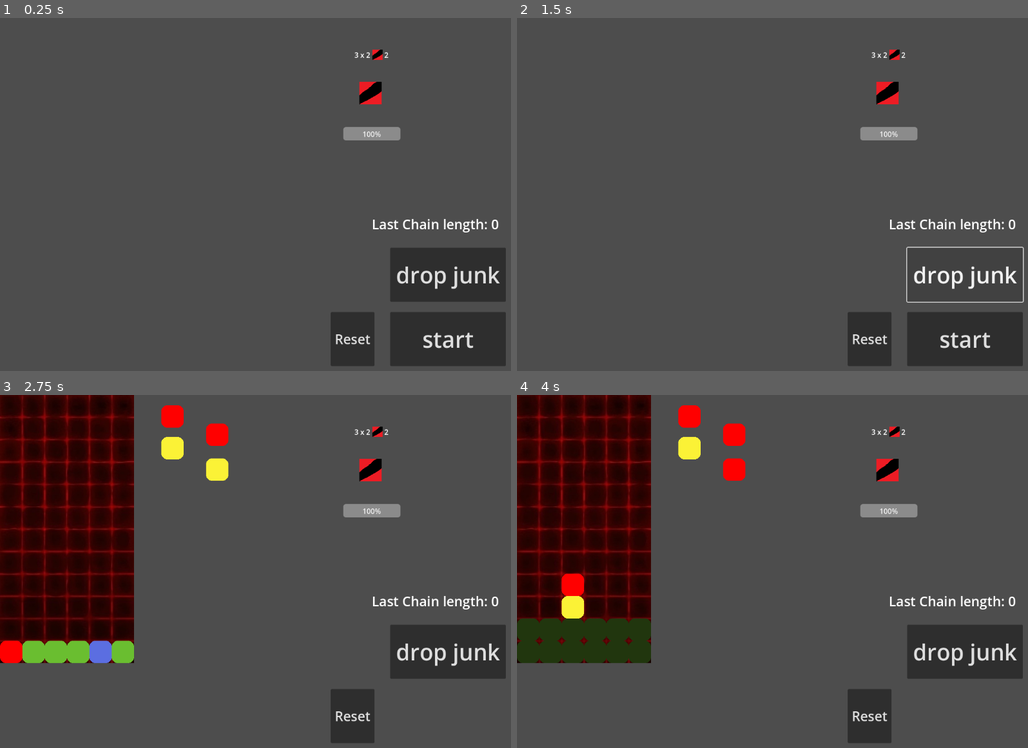
Above: before the commit, frames 1-4 (two rows, left to right).
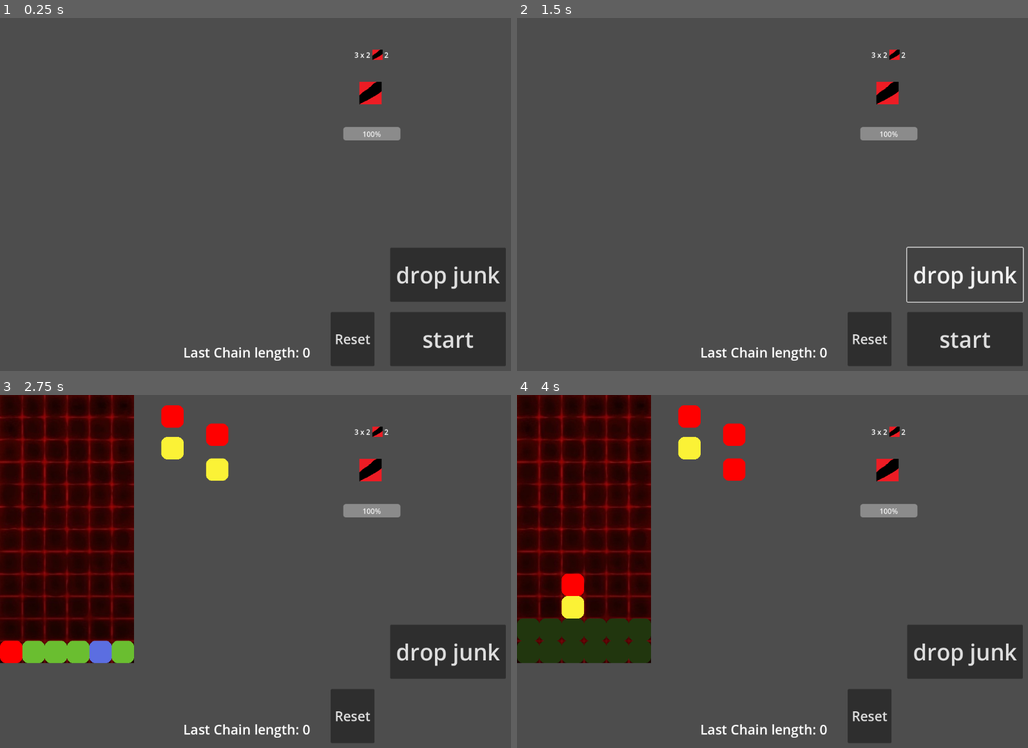
Above: after the commit, the same moments.

Repository: MarGamaDev/PuyoPuyoLike
Game: Godot game, scene res://Scenes/combat.tscn
Two runs of this game, one before a commit and one after it. Both use one fixed random seed, a clock stepped at 60 frames per second and the inputs below. The engine's default icon, where the game draws it, is replaced by a stand-in: a white triangle on a blue panel in a dark square.
Inputs:
- Up to frame 1 (0.25 s): no input
- Up to frame 2 (1.5 s): click "Reset" at 0.5 s; click "drop junk" at 1.25 s
- Up to frame 3 (2.75 s): click "start" at 2 s
- Up to frame 4 (4 s): tap Enter at 2.75 s; hold D (puyo_right) 2.78-3.53 s; tap 1 (TESTING_player_spawn) at 2.85 s; tap Space at 3.5 s; hold S (puyo_down) from 3.53 s (still down); tap J (puyo_rotate) at 3.6 s

The runs differ from the first frame. In frame 1, 0.6% of the frame differs, in the area x 36-98%, y 56-98%; in frame 2, 0.6%; in frame 3, 0.6%; in frame 4, 0.6%.

Commit message:
Removed the test UI from the puyomanager

Diff:
--- a/Scenes/combat.tscn
+++ b/Scenes/combat.tscn
@@ -1,9 +1,10 @@
-[gd_scene load_steps=5 format=3 uid="uid://d3naap4gnytxh"]
+[gd_scene load_steps=6 format=3 uid="uid://d3naap4gnytxh"]
 
-[ext_resource type="Script" uid="uid://b0h0tx4msve02" path="res://Scripts/Combat/combat_manager.gd" id="1_4ln8h"]
+[ext_resource type="Script" uid="uid://b0h0tx4msve02" path="res://scripts/Combat/combat_manager.gd" id="1_4ln8h"]
 [ext_resource type="PackedScene" uid="uid://bx5kscp85ypry" path="res://Scenes/Combat/Enemy/enemy.tscn" id="1_7jmb3"]
 [ext_resource type="PackedScene" uid="uid://buetvmo3m42v5" path="res://Scenes/puyo_manager.tscn" id="4_ubpar"]
 [ext_resource type="PackedScene" uid="uid://dh8e8u4ch381l" path="res://Scenes/combat_player.tscn" id="5_ut0kg"]
+[ext_resource type="PackedScene" uid="uid://1hbj1uv66mu2" path="res://Scenes/puyo_test_ui.tscn" id="5_yt1oa"]
 
 [node name="Combat" type="Node2D"]
 script = ExtResource("1_4ln8h")
@@ -15,6 +16,9 @@
 
 [node name="Player" parent="." instance=ExtResource("5_ut0kg")]
 
+[node name="PuyoTestUI" parent="." node_paths=PackedStringArray("puyo_manager") instance=ExtResource("5_yt1oa")]
+puyo_manager = NodePath("../PuyoManager")
+
 [connection signal="add_player_counter" from="." to="Player" method="add_counter"]
 [connection signal="add_player_shield" from="." to="Player" method="add_shield"]
 [connection signal="on_enemy_attack" from="." to="Player" method="receive_attack"]
--- a/Scenes/grid_manager.tscn
+++ b/Scenes/grid_manager.tscn
@@ -1,10 +1,10 @@
 [gd_scene load_steps=12 format=3 uid="uid://cbaajsmksk4lh"]
 
-[ext_resource type="Script" uid="uid://deiih0eoqrj08" path="res://Scripts/grid_manager.gd" id="1_uowjv"]
+[ext_resource type="Script" uid="uid://deiih0eoqrj08" path="res://scripts/grid_manager.gd" id="1_uowjv"]
 [ext_resource type="PackedScene" uid="uid://cqw1jv0baovrt" path="res://Scenes/puyo.tscn" id="2_4xyke"]
 [ext_resource type="PackedScene" uid="uid://bu3friywynij8" path="res://Scenes/animations and audio stuff/polyphonic_audio_player.tscn" id="3_6mbex"]
-[ext_resource type="Script" uid="uid://80p7cue2s0ca" path="res://Scripts/audio/audio_library.gd" id="4_ahia6"]
-[ext_resource type="Script" uid="uid://ccmkst5npwi3n" path="res://Scripts/audio/sound_effect.gd" id="5_onoqd"]
+[ext_resource type="Script" uid="uid://80p7cue2s0ca" path="res://scripts/audio/audio_library.gd" id="4_ahia6"]
+[ext_resource type="Script" uid="uid://ccmkst5npwi3n" path="res://scripts/audio/sound_effect.gd" id="5_onoqd"]
 [ext_resource type="AudioStream" uid="uid://dtfg7tw4n02cc" path="res://Placeholder Art/Clink.1.wav" id="6_5hofm"]
 [ext_resource type="AudioStream" uid="uid://dq2fpel8tfo2o" path="res://Placeholder Art/Thud.1.wav" id="7_tssi5"]
 [ext_resource type="Texture2D" uid="uid://csoroeu2gqsl0" path="res://Art/puyo_grid.jpeg" id="8_ahia6"]
--- a/Scenes/puyo_manager.tscn
+++ b/Scenes/puyo_manager.tscn
@@ -1,6 +1,6 @@
 [gd_scene load_steps=3 format=3 uid="uid://buetvmo3m42v5"]
 
-[ext_resource type="Script" uid="uid://bhx6thphvfolw" path="res://Scripts/puyo_manager.gd" id="1_sea3v"]
+[ext_resource type="Script" uid="uid://bhx6thphvfolw" path="res://scripts/puyo_manager.gd" id="1_sea3v"]
 [ext_resource type="PackedScene" uid="uid://cbaajsmksk4lh" path="res://Scenes/grid_manager.tscn" id="2_ajnr3"]
 
 [node name="PuyoManager" type="Node2D"]
@@ -9,87 +9,6 @@
 [node name="GridManager" parent="." instance=ExtResource("2_ajnr3")]
 visible = false
 
-[node name="UI" type="CanvasLayer" parent="."]
-
-[node name="Button" type="Button" parent="UI"]
-anchors_preset = 3
-anchor_left = 1.0
-anchor_top = 1.0
-anchor_right = 1.0
-anchor_bottom = 1.0
-offset_left = -279.0
-offset_top = -142.0
-offset_right = -20.0
-offset_bottom = -21.0
-grow_horizontal = 0
-grow_vertical = 0
-theme_override_font_sizes/font_size = 50
-text = "start"
-
-[node name="TestResetButton" type="Button" parent="UI"]
-anchors_preset = 3
-anchor_left = 1.0
-anchor_top = 1.0
-anchor_right = 1.0
-anchor_bottom = 1.0
-offset_left = -412.0
-offset_top = -142.0
-offset_right = -314.0
-offset_bottom = -21.0
-grow_horizontal = 0
-grow_vertical = 0
-theme_override_font_sizes/font_size = 30
-text = "Reset"
-
-[node name="ChainLengthLabel" type="Label" parent="UI"]
-anchors_preset = 6
-anchor_left = 1.0
-anchor_top = 0.5
-anchor_right = 1.0
-anchor_bottom = 0.5
-offset_left = -320.0
-offset_top = 40.0
-offset_right = -36.0
-offset_bottom = 82.0
-grow_horizontal = 0
-grow_vertical = 2
-theme_override_font_sizes/font_size = 30
-text = "Last Chain length: 0"
-
-[node name="ChainRecipieLabel" type="Label" parent="UI"]
-anchors_preset = 6
-anchor_left = 1.0
-anchor_top = 0.5
-anchor_right = 1.0
-anchor_bottom = 0.5
-offset_left = -416.0
-offset_top = 8.0
-offset_right = -104.0
-offset_bottom = 50.0
-grow_horizontal = 0
-grow_vertical = 2
-theme_override_font_sizes/font_size = 30
-
-[node name="JunkTest" type="Button" parent="UI"]
-anchors_preset = 3
-anchor_left = 1.0
-anchor_top = 1.0
-anchor_right = 1.0
-anchor_bottom = 1.0
-offset_left = -279.0
-offset_top = -286.0
-offset_right = -20.0
-offset_bottom = -165.0
-grow_horizontal = 0
-grow_vertical = 0
-theme_override_font_sizes/font_size = 50
-text = "drop junk"
-
 [connection signal="chain_pop" from="GridManager" to="." method="chain_popped"]
 [connection signal="life_loss" from="GridManager" to="." method="lose_life"]
 [connection signal="turn_tick" from="GridManager" to="." method="end_player_turn"]
-[connection signal="pressed" from="UI/Button" to="." method="_on_test_button_pressed"]
-[connection signal="pressed" from="UI/Button" to="GridManager" method="start_game"]
-[connection signal="pressed" from="UI/TestResetButton" to="." method="_on_test_reset_button_pressed"]
-[connection signal="pressed" from="UI/TestResetButton" to="GridManager" method="end_game"]
-[connection signal="pressed" from="UI/JunkTest" to="." method="_on_junk_test_pressed"]
--- /dev/null
+++ b/Scenes/puyo_test_ui.gd
@@ -0,0 +1,42 @@
+extends CanvasLayer
+
+@export var puyo_manager : Node2D
+@onready var grid_manager : Node2D = puyo_manager.find_child("GridManager")
+
+var last_chain_length : int = 0
+var last_chain_contents : String = "Last chain contents: "
+
+func _ready():
+	grid_manager.connect("chain_pop", chain_popped)
+
+func chain_popped(puyos_to_pop : Array, chain_length: int):
+	var chain_string = ""
+	for puyo_group : Array in puyos_to_pop:
+		chain_string = chain_string + ("%s " % puyo_group[0].get_type()) + ("with %s" % puyo_group.size()) + " puyos "
+	if chain_length > 1:
+		last_chain_contents = last_chain_contents + "\n" + chain_string
+	else:
+		last_chain_contents = "Last chain contents: \n" + chain_string
+	$ChainRecipieLabel.text = last_chain_contents
+	#updaing last chain length
+	last_chain_length = chain_length
+	$ChainLengthLabel.text = "last chain length: %s" % last_chain_length
+
+func test_reset_chain():
+	last_chain_length  = 0
+	last_chain_contents = "Last chain contents: "
+	$ChainLengthLabel.text = "last chain length: %s" % last_chain_length
+	$ChainRecipieLabel.text = last_chain_contents
+
+func _on_button_pressed() -> void:
+	$Button.hide()
+	grid_manager.show()
+	grid_manager.start_game()
+
+func _on_test_reset_button_pressed() -> void:
+	$Button.show()
+	grid_manager.hide()
+	grid_manager.end_game()
+
+func _on_junk_test_pressed() -> void:
+	grid_manager.add_to_spawn_queue(PuyoQueueEvent.create(PuyoQueueEvent.EVENT_TYPE.JUNK_SLAM,2))
--- /dev/null
+++ b/Scenes/puyo_test_ui.tscn
@@ -0,0 +1,84 @@
+[gd_scene load_steps=2 format=3 uid="uid://1hbj1uv66mu2"]
+
+[ext_resource type="Script" uid="uid://bk6ddqslxx0iq" path="res://Scenes/puyo_test_ui.gd" id="1_uboyj"]
+
+[node name="PuyoTestUI" type="CanvasLayer"]
+script = ExtResource("1_uboyj")
+
+[node name="Button" type="Button" parent="."]
+anchors_preset = 3
+anchor_left = 1.0
+anchor_top = 1.0
+anchor_right = 1.0
+anchor_bottom = 1.0
+offset_left = -279.0
+offset_top = -142.0
+offset_right = -20.0
+offset_bottom = -21.0
+grow_horizontal = 0
+grow_vertical = 0
+theme_override_font_sizes/font_size = 50
+text = "start"
+
+[node name="TestResetButton" type="Button" parent="."]
+anchors_preset = 3
+anchor_left = 1.0
+anchor_top = 1.0
+anchor_right = 1.0
+anchor_bottom = 1.0
+offset_left = -412.0
+offset_top = -142.0
+offset_right = -314.0
+offset_bottom = -21.0
+grow_horizontal = 0
+grow_vertical = 0
+theme_override_font_sizes/font_size = 30
+text = "Reset"
+
+[node name="ChainLengthLabel" type="Label" parent="."]
+anchors_preset = 6
+anchor_left = 1.0
+anchor_top = 0.5
+anchor_right = 1.0
+anchor_bottom = 0.5
+offset_left = -742.0
+offset_top = 327.0
+offset_right = -458.0
+offset_bottom = 369.0
+grow_horizontal = 0
+grow_vertical = 2
+theme_override_font_sizes/font_size = 30
+text = "Last Chain length: 0"
+
+[node name="ChainRecipieLabel" type="Label" parent="."]
+anchors_preset = 6
+anchor_left = 1.0
+anchor_top = 0.5
+anchor_right = 1.0
+anchor_bottom = 0.5
+offset_left = -416.0
+offset_top = 8.0
+offset_right = -104.0
+offset_bottom = 50.0
+grow_horizontal = 0
+grow_vertical = 2
+theme_override_font_sizes/font_size = 30
+
+[node name="JunkTest" type="Button" parent="."]
+anchors_preset = 3
+anchor_left = 1.0
+anchor_top = 1.0
+anchor_right = 1.0
+anchor_bottom = 1.0
+offset_left = -279.0
+offset_top = -286.0
+offset_right = -20.0
+offset_bottom = -165.0
+grow_horizontal = 0
+grow_vertical = 0
+theme_override_font_sizes/font_size = 50
+text = "drop junk"
+
+[connection signal="pressed" from="Button" to="." method="_on_button_pressed"]
+[connection signal="pressed" from="TestResetButton" to="." method="_on_test_reset_button_pressed"]
+[connection signal="pressed" from="JunkTest" to="." method="_on_junk_test_pressed"]
--- a/scripts/puyo_manager.gd
+++ b/scripts/puyo_manager.gd
@@ -1,7 +1,5 @@
 extends Node2D
 
-var last_chain_length : int = 0
-var last_chain_contents : String = "Last chain contents: "
 signal player_attack(PlayerAttack)
 signal on_end_player_turn()
 
@@ -12,37 +10,9 @@
 	print("life lost")
 	$GridManager.end_game()
 	$GridManager.hide()
-	test_reset_chain()
 
 func chain_popped(puyos_to_pop : Array, chain_length: int):
-	var chain_string = ""
 	for puyo_group : Array in puyos_to_pop:
 		print("chain type: ", puyo_group[0].get_type(), " with ", puyo_group.size(), " puyos, chain length ", chain_length)
-		chain_string = chain_string + ("%s " % puyo_group[0].get_type()) + ("with %s" % puyo_group.size()) + " puyos "
 		#send attack to the combat manager
 		player_attack.emit(PlayerAttack.create_from_array(puyo_group, chain_length))
-	if chain_length > 1:
-		last_chain_contents = last_chain_contents + "\n" + chain_string
-	else:
-		last_chain_contents = "Last chain contents: \n" + chain_string
-	$UI/ChainRecipieLabel.text = last_chain_contents
-	#updaing last chain length
-	last_chain_length = chain_length
-	$UI/ChainLengthLabel.text = "last chain length: %s" % last_chain_length
-
-func test_reset_chain():
-	last_chain_length  = 0
-	last_chain_contents = "Last chain contents: "
-	$UI/ChainLengthLabel.text = "last chain length: %s" % last_chain_length
-	$UI/ChainRecipieLabel.text = last_chain_contents
-
-func _on_test_button_pressed() -> void:
-	$GridManager.show()
-	$UI/Button.hide()
-
-func _on_junk_test_pressed() -> void:
-	$GridManager.add_to_spawn_queue(PuyoQueueEvent.create(PuyoQueueEvent.EVENT_TYPE.JUNK_SLAM,2))
-
-func _on_test_reset_button_pressed() -> void:
-	$GridManager.hide()
-	$UI/Button.show()
Not shown, added: Scenes/puyo_test_ui.gd.uid
